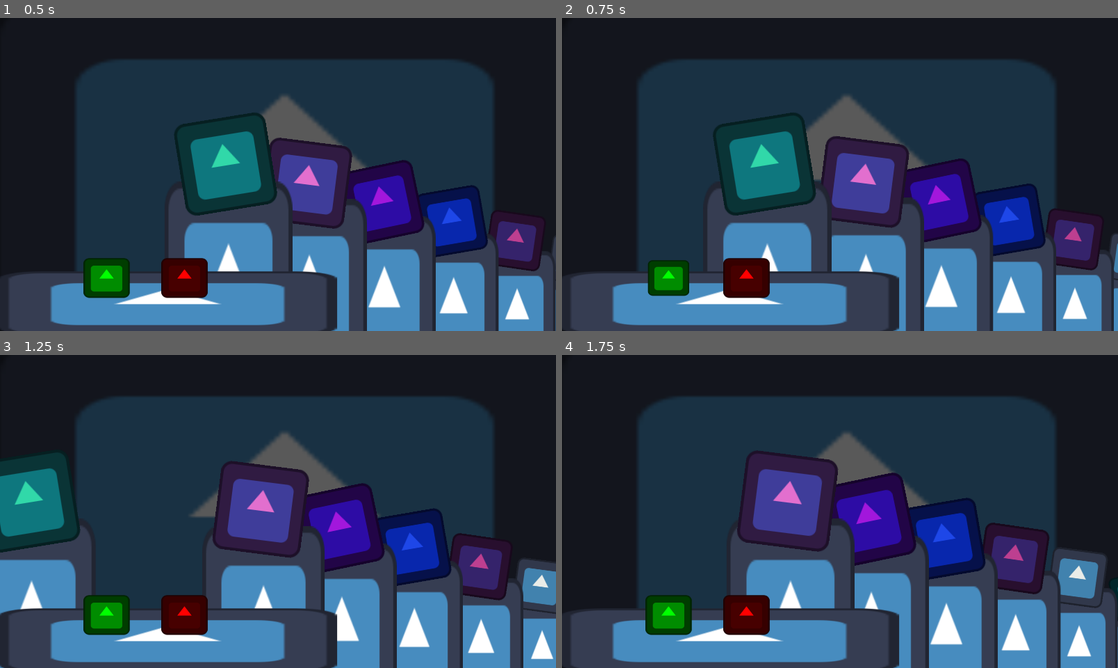
Above: before the commit, frames 1-4 (two rows, left to right).
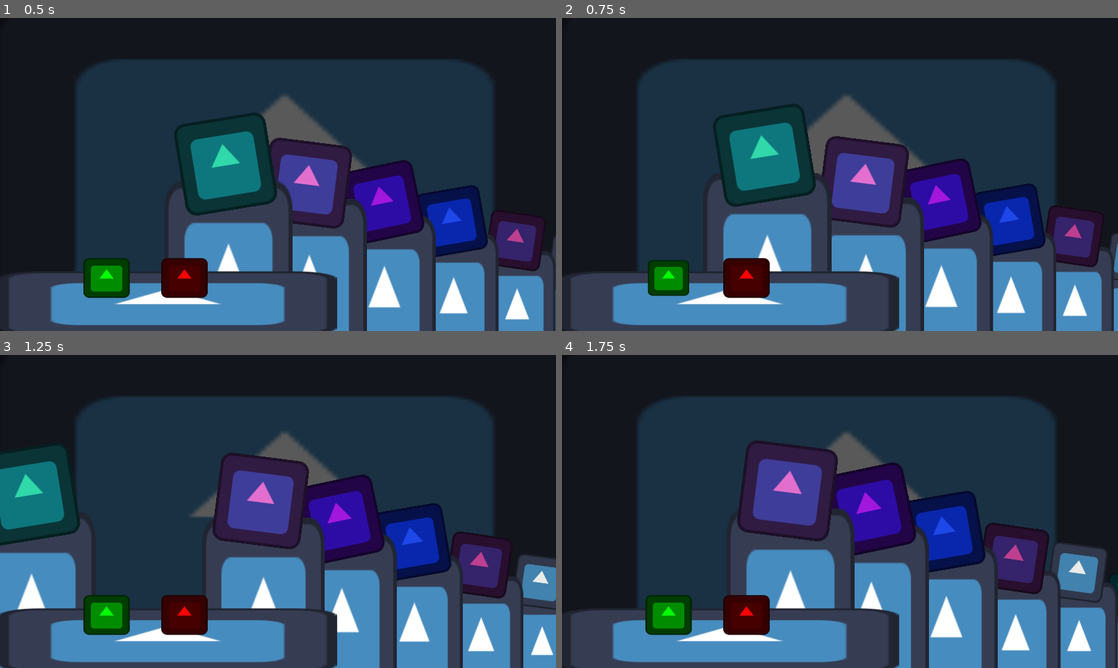
Above: after the commit, the same moments.

Repository: Turtana/secret-society
Game: Godot game, scene res://game.tscn
The game is run twice, just before and just after one commit, with the same random seed, the same clock (stepped at 60 frames per second) and the same inputs. The engine's default icon, where the game draws it, is replaced by a stand-in: a white triangle on a blue panel in a dark square.
Inputs (mouse positions are in pixels of both pictures, inside the frame that each line leads up to):
- Up to frame 1 (0.5 s): no input
- Up to frame 2 (0.75 s): tap Enter at 0.5 s; move the mouse to (667, 277) at 0.52 s; click (667, 277) at 0.67 s
- Up to frame 3 (1.25 s): no input
- Up to frame 4 (1.75 s): move the mouse to (745, 614) at 1.27 s; click (745, 614) at 1.42 s

Frame 1 is identical in both runs. In frame 2, 3.0% of the frame differs, in the area x 26-99%, y 27-97%; in frame 3, 9.3%, in the area x 0-100%, y 28-98%; in frame 4, 8.7%.

Commit message:
animated guests

Diff:
--- a/game.gd
+++ b/game.gd
@@ -21,9 +21,12 @@
 		# this has to be scaled, otherwise the line looks much thinner farther back
 		guest_distance += 10
 		guests.append(new_guest)
-	guests.reverse() # NOW the first guy on the line is at the table
+	guests.reverse() # NOW the first guy on the line is at the table. All's well in the world.
 
 func pass_pressed() -> void:
+	if guests.is_empty():
+		return
+
 	$Reject.can_press = false
 	$Pass.can_press = false
 
@@ -34,6 +37,7 @@
 
 	# guest leaves for Grey Docks
 	tween.tween_property(guest, "position", guest.position + Vector2(-1200, 0), 1.0)
+	guest.walking = true
 	await tween.finished
 	guest.queue_free()
 
@@ -41,6 +45,9 @@
 	$Pass.can_press = true
 
 func reject_pressed() -> void:
+	if guests.is_empty():
+		return
+
 	$Reject.can_press = false
 	$Pass.can_press = false
 
@@ -50,9 +57,9 @@
 	advance_line()
 
 	# guest drops out of the picture
-	tween.set_ease(Tween.EASE_OUT)
-	tween.set_trans(Tween.TRANS_QUAD)
-	tween.tween_property(guest, "position", guest.position + Vector2(0, 2000), 1.0)
+	tween.set_ease(Tween.EASE_IN)
+	tween.set_trans(Tween.TRANS_QUART)
+	tween.tween_property(guest, "position", guest.position + Vector2(0, 2000), .6)
 	await tween.finished
 	guest.queue_free()
 
@@ -62,9 +69,13 @@
 func advance_line() -> void:
 	var goto_scale = Vector2.ONE
 	var goto_place = $JudgePosition.position
-	# I'm a genius.
 	for guest in guests:
+		#await get_tree().create_timer(.3).timeout
 		create_tween().tween_property(guest, "position", goto_place, 1.0)
 		create_tween().tween_property(guest, "scale", goto_scale, 1.0)
 		goto_place = guest.position
 		goto_scale = guest.scale
+		guest.start_walking()
+	await get_tree().create_timer(1.0).timeout
+	for guest in guests:
+		guest.walking = false
--- a/guest_placeholder.gd
+++ b/guest_placeholder.gd
@@ -1,6 +1,36 @@
 extends Node2D
 
-# Called when the node enters the scene tree for the first time.
+var jump_height = 50
+var jumping = false
+var walking = false
+
 func _ready() -> void:
-	$Mask.modulate = Color(randf(), randf(), randf())
-	$Mask.rotation_degrees += 15 * (randf() * 2 - 1)
+	$Visual/Mask.modulate = Color(randf(), randf(), randf())
+	$Visual/Mask.rotation_degrees += 15 * (randf() * 2 - 1)
+
+func _process(_delta: float) -> void:
+	if not jumping and not walking:
+		if randf() < .003:
+			jump()
+	if walking:
+		jump()
+
+func start_walking():
+	# the point of this function is to add a little randomness to the start of walking
+	# so that the guest don't all march in sync.
+	# between 0 - 0.2 sec
+	await get_tree().create_timer(randf() * .2).timeout
+	walking = true
+
+func jump():
+	if jumping:
+		return
+	jumping = true
+	var up = create_tween()
+	up.set_ease(Tween.EASE_OUT)
+	up.set_trans(Tween.TRANS_CUBIC)
+	up.tween_property($Visual, "position", $Visual.position - Vector2(0, jump_height), .25)
+	up.set_ease(Tween.EASE_IN)
+	up.tween_property($Visual, "position", Vector2.ZERO, .25)
+	await up.finished
+	jumping = false
--- a/guest_placeholder.tscn
+++ b/guest_placeholder.tscn
@@ -6,12 +6,14 @@
 [node name="Guest" type="Node2D" unique_id=349460658]
 script = ExtResource("2_lkux6")
 
-[node name="Body" type="Sprite2D" parent="." unique_id=2099154267]
+[node name="Visual" type="Node2D" parent="." unique_id=582979579]
+
+[node name="Body" type="Sprite2D" parent="Visual" unique_id=2099154267]
 scale = Vector2(3.453125, 5.9453125)
 texture = ExtResource("1_qaney")
 offset = Vector2(2.3167422, -36.835743)
 
-[node name="Mask" type="Sprite2D" parent="." unique_id=1245883953]
+[node name="Mask" type="Sprite2D" parent="Visual" unique_id=1245883953]
 position = Vector2(-1.9999995, -660)
 scale = Vector2(2.5, 2.5)
 texture = ExtResource("1_qaney")
